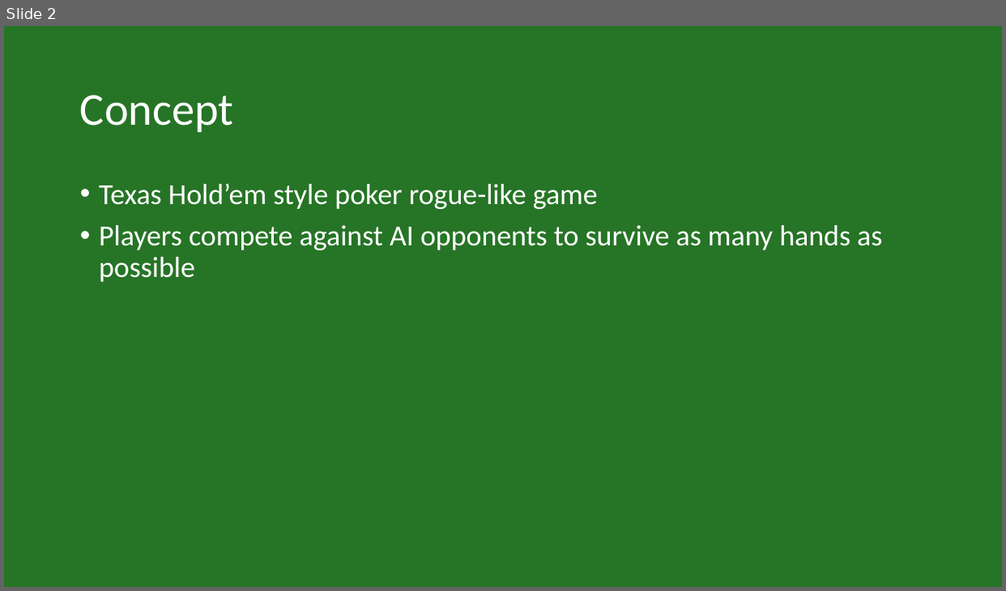
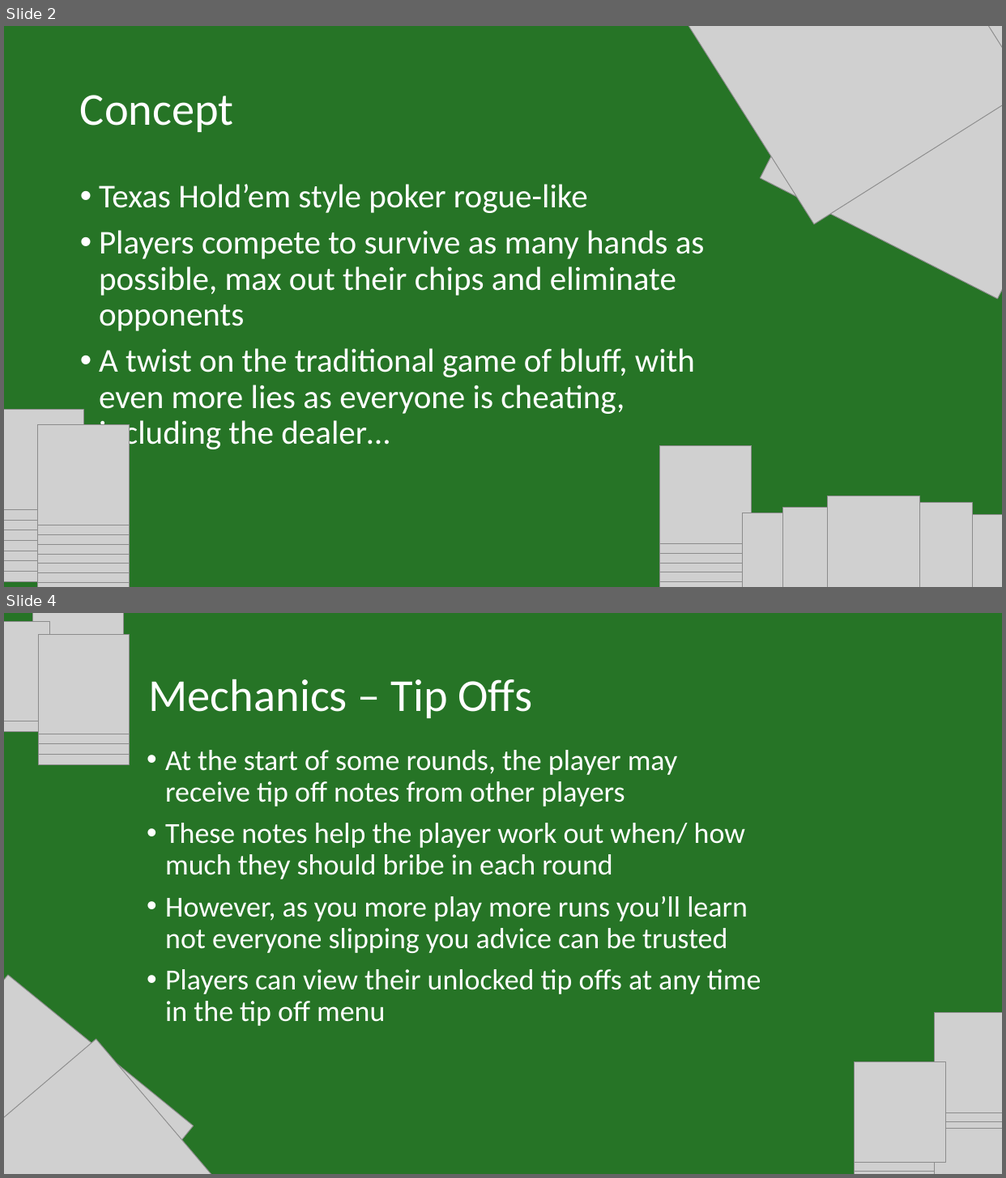
Before and after one commit to IsabelHampton/bluffs-and-bribes, a slide deck: Docs/Bluffs & Bribes Pitch.pptx. Shown one above the other, each under a label of ours: slide 2 before the commit, slides 2 and 4 after it; the slides between them are not shown. The pictures are 1006x591 and 1006x1178 pixels, drawn with LibreOffice and Linux fonts; fonts in the diff are those of the drawing; grey boxes stand for pictures. Boxes give left, top, right and bottom in pixels: in the first picture for what was removed or moved away, otherwise in the second. Text is boxed around its words. In the diff, an @@ line names an element or a change of style, - is before the commit and + after.

```diff
--- a/Docs/Bluffs & Bribes Pitch.pptx
+++ b/Docs/Bluffs & Bribes Pitch.pptx
@@ slide 4 added at box(4, 613, 1002, 1174), background #267426 @@
@@ group added at box(4, 613, 128, 765): 11 pictures @@
@@ title added at box(149, 679, 532, 718), 44 pt, text #FFFFFF @@
+Mechanics – Tip Offs
@@ text added at box(165, 750, 761, 1026), 28 pt, text #FFFFFF @@
+• At the start of some rounds, the player may receive tip off notes from other players
+• These notes help the player work out when/ how much they should bribe in each round
+• However, as you more play more runs you’ll learn not everyone slipping you advice can be trusted
+• Players can view their unlocked tip offs at any time in the tip off menu
@@ picture added at box(4, 940, 112, 1174) @@
@@ picture added at box(4, 975, 194, 1174) @@
@@ picture added at box(4, 1039, 250, 1174) @@
@@ group added at box(854, 1013, 1002, 1174): 12 pictures @@
@@ slide 2 changed as well @@
@@ picture added at box(678, 26, 1002, 224) @@
@@ picture added at box(760, 26, 1002, 299) @@
@@ text at box(99, 184, 705, 452): text changed; size 28 to 32 pt @@
-• Texas Hold’em style poker rogue-like game
-• Players compete against AI opponents to survive as many hands as possible
+• Texas Hold’em style poker rogue-like
+• Players compete to survive as many hands as possible, max out their chips and eliminate opponents
+• A twist on the traditional game of bluff, with even more lies as everyone is cheating, including the dealer…
@@ group added at box(4, 410, 129, 587): 18 pictures @@
@@ group added at box(661, 446, 1002, 587): 14 pictures @@
```
Also in this commit, not shown: 1 other slide changed, 19 other slides added, 6 slides removed.
